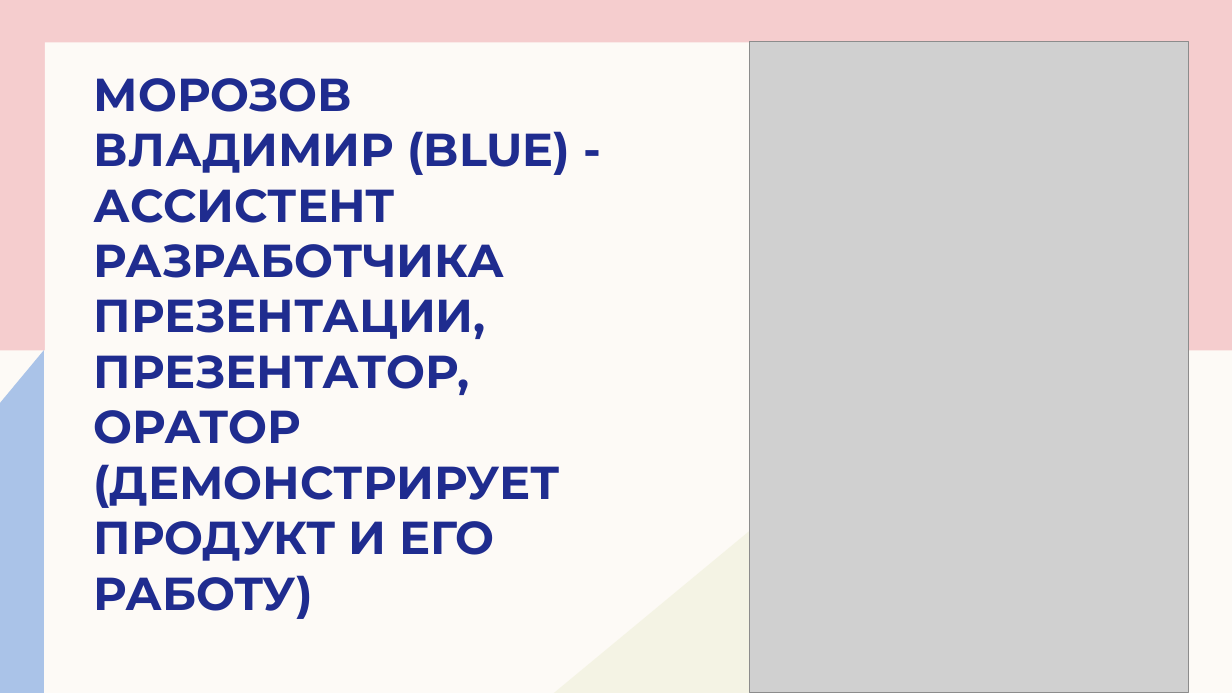
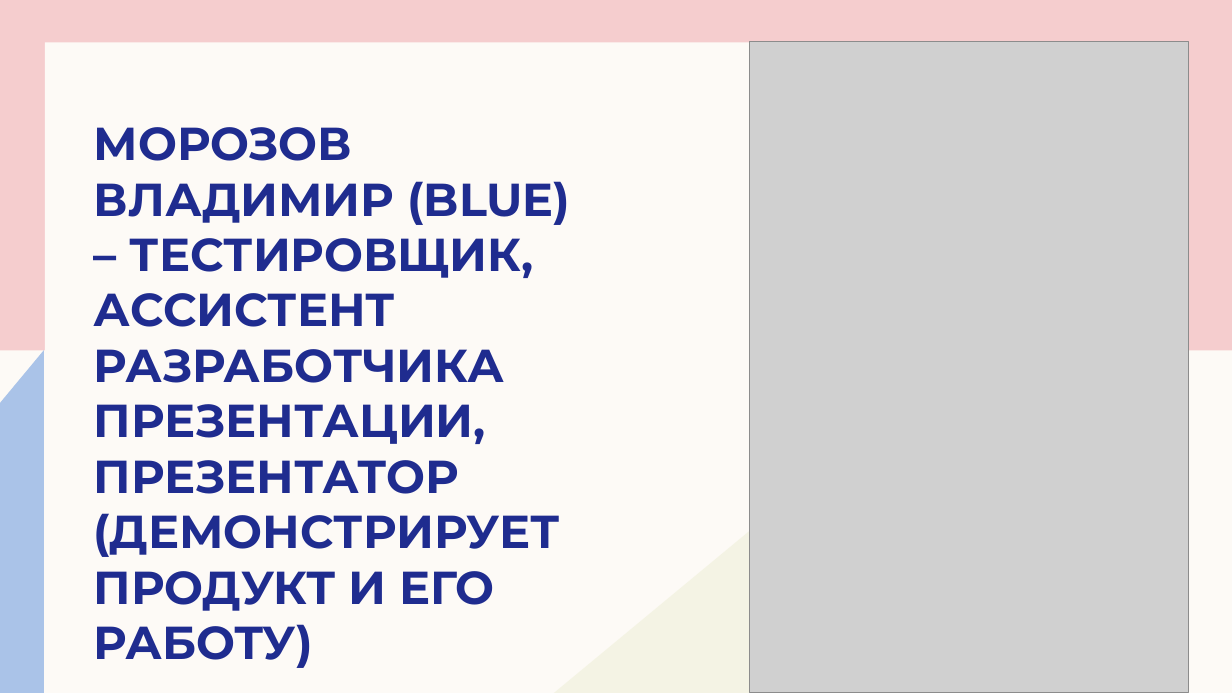
Before and after one commit to andreyilych/cs2valvesoftware, a slide deck: slide 9 of анализатор подозрительности доменных имен (DNS).pptx. Drawn at 1232x693 pixels with LibreOffice and Linux fonts; fonts in the diff are those of the drawing; grey boxes stand for pictures. Boxes give left, top, right and bottom in pixels: in the first picture for what was removed or moved away, otherwise in the second. Text is boxed around its words. In the diff, an @@ line names an element or a change of style, - is before the commit and + after.

```diff
--- a/анализатор подозрительности доменных имен (DNS).pptx
+++ b/анализатор подозрительности доменных имен (DNS).pptx
@@ title at [94,127,570,668]: text changed @@
-МОРОЗОВ ВЛАДИМИР (BLUE) - АССИСТЕНТ РАЗРАБОТЧИКА ПРЕЗЕНТАЦИИ, ПРЕЗЕНТАТОР, ОРАТОР (ДЕМОНСТРИРУЕТ ПРОДУКТ И ЕГО РАБОТУ)
+МОРОЗОВ ВЛАДИМИР (BLUE) – ТЕСТИРОВЩИК, АССИСТЕНТ РАЗРАБОТЧИКА ПРЕЗЕНТАЦИИ, ПРЕЗЕНТАТОР (ДЕМОНСТРИРУЕТ ПРОДУКТ И ЕГО РАБОТУ)
```
Also in this commit, not shown: 7 other slides changed, 10 slides added, 2 slides removed.
